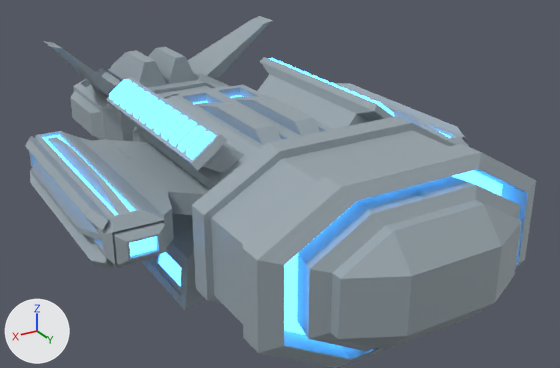
A saved change to the Blender file Assets/Blender/pc_1.blend.
Before and after are seen from a 50 mm lens placed at (4.14, 6.49, 3.36), pointed at (-0.35, -0.98, -0.37). The axes (+X, +Y, +Z) are drawn at lower left. The lights are the same throughout.

Objects in the first picture: 'engine.l', 'engine.r', 'pc', 'sensors.l', 'shield.l', 'shield.r'.
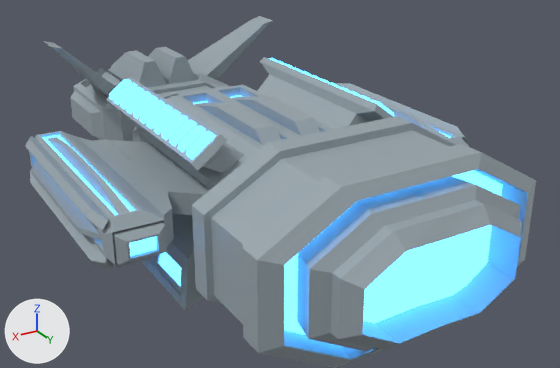
Location of each change, (x1, y1, x2, y2) in pixels of the pictures (560 x 368 px):
part 1 of me_sphere, built on: (338, 204, 522, 350) in both

Diff of the bpy script that builds the scene:
```diff
--- a/Assets/Blender/pc_1.blend.py
+++ b/Assets/Blender/pc_1.blend.py
@@ me_sphere @@
 # used by ob_pc; location = (0.0, 0.0, 0.0)
-me_sphere.from_pydata(...)  # 772 vertices, 767 faces; spans x -1.62..1.62, y -5.26..2.44, z -0.88..1.09
+me_sphere.from_pydata(...)  # 792 vertices, 787 faces; spans x -1.62..1.62, y -5.26..2.32, z -0.88..1.09
+# me_sphere part 1
+# 4 vertices are removed from x -0.49..0.49, y 2.44, z -0.28..0.28
+# 12 faces are deleted
+# 2 vertices move from x 0.0, y 2.44, z -0.28..0.28 to x 0.0, y 2.31, z -0.43..0.43
+# 16 vertices are added at x -0.86..0.86, y 1.96..2.09, z -0.44..0.44
+# 8 new vertices lie (0.0, 0.35, 0.0) away from vertices in x -0.86..0.86, y 1.97, z -0.44..0.44
+# 20 new faces join them, mat_material_001 (picture img_palette_1_png_001)
+# 12 new faces join them, mat_material_002 (blue #42a7ff)
 me_sphere.materials.append(mat_material_001)
```
